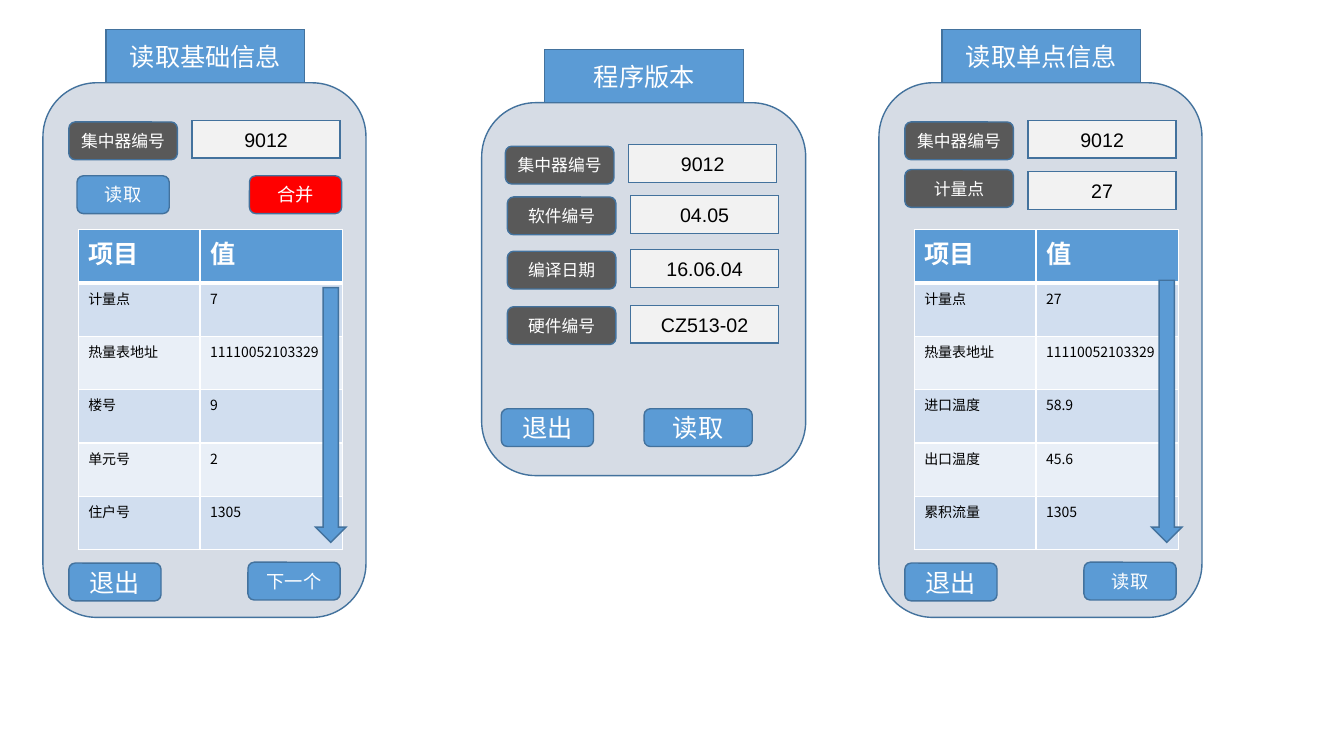
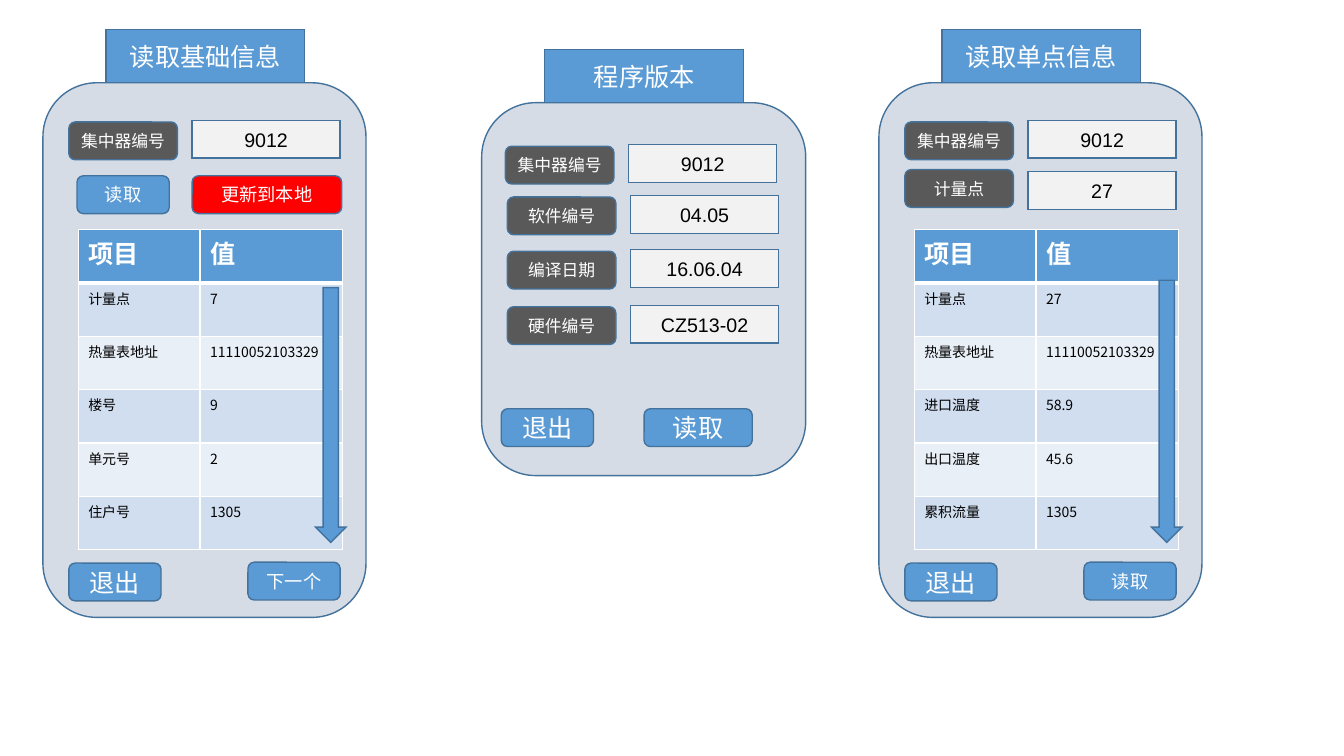
Before and after one commit to flimmy78/HandDevice, a slide deck: slide 7 of docs/design/界面设计.pptx. Drawn at 1344x756 pixels with LibreOffice and Linux fonts; fonts in the diff are those of the drawing. Boxes give left, top, right and bottom in pixels: in the first picture for what was removed or moved away, otherwise in the second. Text is boxed around its words. In the diff, an @@ line names an element or a change of style, - is before the commit and + after.

Commit message:
界面设计, 读取表地址信息后, 更新到本地数据库按钮的名字改为"更新到本地"

```diff
--- a/docs/design/界面设计.pptx
+++ b/docs/design/界面设计.pptx
@@ rounded rectangle "更新到本地": place and size @@
-rounded rectangle "更新到本地" at box(249, 175, 341, 213)
+rounded rectangle "更新到本地" at box(193, 175, 342, 213)
@@ text in rounded rectangle at box(221, 185, 312, 203): text changed @@
-合并
+更新到本地
```
